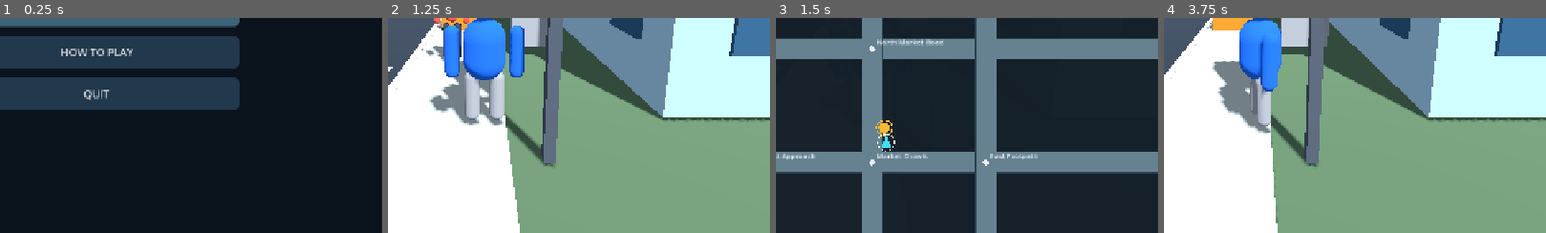
Above: before the commit, frames 1-4 (left to right).
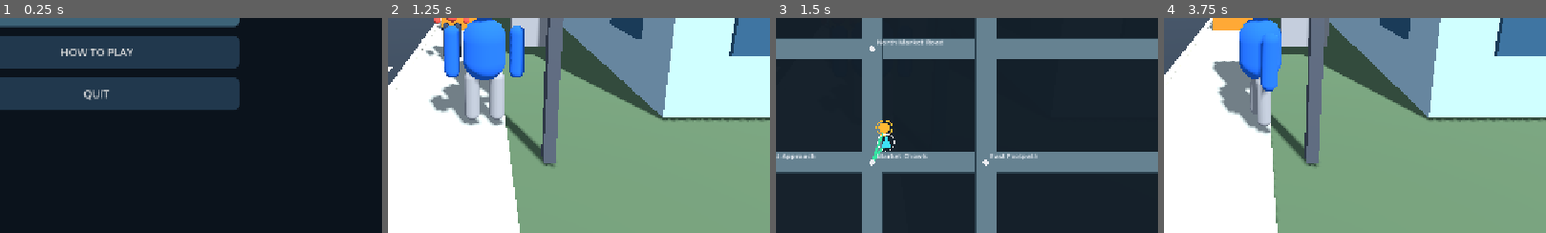
Above: after the commit, the same moments.

Repository: gauravprajapat-23/civic-chaos
Game: Godot game, scene res://scenes/core/menu.tscn
Two runs of this game, one before a commit and one after it. Both use one fixed random seed, a clock stepped at 60 frames per second and the inputs below.
Inputs (mouse positions are % of the whole screen's width and height, from its top left):
- Up to frame 1 (0.25 s): no input
- Up to frame 2 (1.25 s): click "START STORY" at 0.5 s
- Up to frame 3 (1.5 s): click "MAP" at 1.25 s
- Up to frame 4 (3.75 s): move the mouse to (72, 45) at 2.02 s; hold D (move_right) 2.03-2.75 s; hold E (interact) 2.03-2.75 s; click (72, 45) at 2.17 s; drag from (30, 55) to (45, 70) at 2.77 s; move the mouse to (60, 28) at 3.52 s; hold D (move_right) from 3.53 s (still down); tap M at 3.6 s
The pictures show only the part of the screen within x 37-87%, y 50-100%; the shares and areas given below are measured in that part.

Frames 1-2 are identical in both runs. In frame 3, 0.1% of the frame differs, in the area x 25-29%, y 53-67%; in frame 4, nothing differs.

Commit message:
feat(map): connect city navigation to live junction road graph [skip ci]

Diff:
--- a/scripts/core/main.gd
+++ b/scripts/core/main.gd
@@ -143,6 +143,8 @@
     city_map.name = "CivicCityMap"
     add_child(city_map)
     city_map.toggle_requested.connect(_on_city_map_toggle)
+    if junction != null:
+        city_map.set_road_graph(junction.get("road_graph") as CivicRoadGraph)
     district_finale = DistrictFinale.new() as CivicDistrictFinale
     district_finale.name = "DistrictFinale"
     add_child(district_finale)
